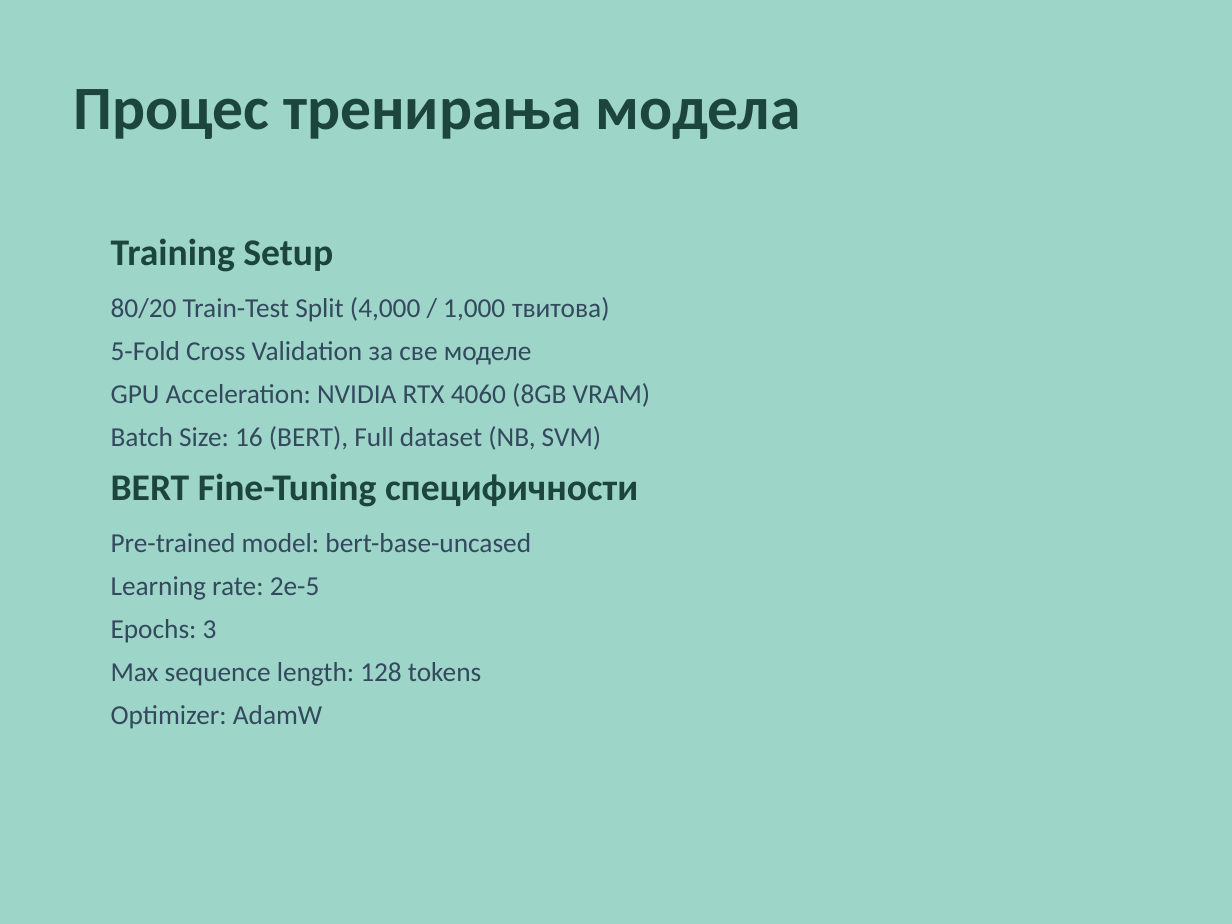
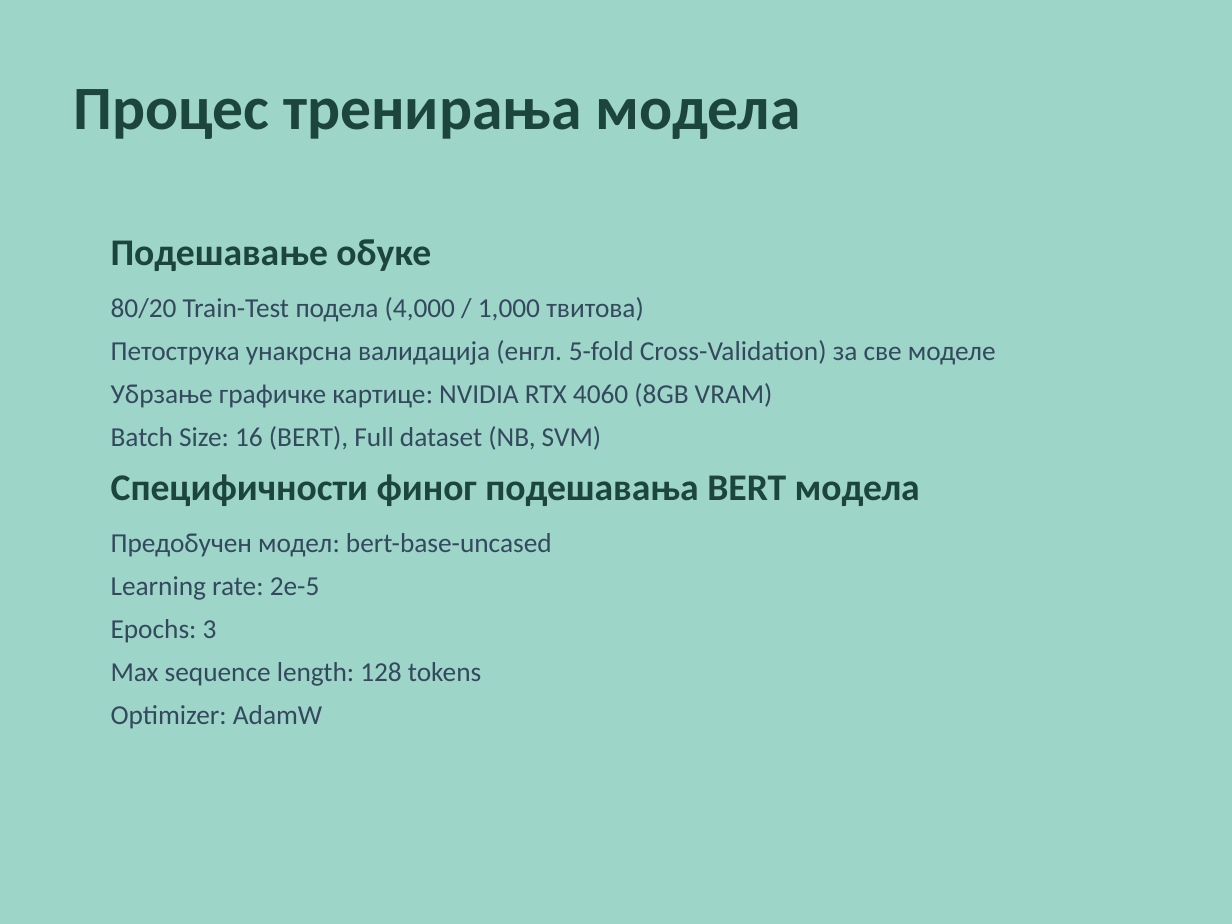
Before and after one commit to borisletic/diplomski, a slide deck: slide 9 of Prezentacija_Diplomski_Boris_Letic_RA_207_2021.pptx. Drawn at 1232x924 pixels with LibreOffice and Linux fonts; fonts in the diff are those of the drawing. Boxes give left, top, right and bottom in pixels: in the first picture for what was removed or moved away, otherwise in the second. Text is boxed around its words. In the diff, an @@ line names an element or a change of style, - is before the commit and + after.

```diff
--- a/Prezentacija_Diplomski_Boris_Letic_RA_207_2021.pptx
+++ b/Prezentacija_Diplomski_Boris_Letic_RA_207_2021.pptx
@@ text at [111, 239, 996, 408]: text changed @@
-Training Setup
-80/20 Train-Test Split (4,000 / 1,000 твитова)
-5-Fold Cross Validation за све моделе
-GPU Acceleration: NVIDIA RTX 4060 (8GB VRAM)
+Подешавање обуке
+80/20 Train-Test подела (4,000 / 1,000 твитова)
+Петострука унакрсна валидација (енгл. 5-fold Cross-Validation) за све моделе
+Убрзање графичке картице: NVIDIA RTX 4060 (8GB VRAM)
@@ text at [111, 474, 920, 557]: text changed; size 16 to 22 pt; text colour #34495E to #1C453D; bold on @@
-BERT Fine-Tuning специфичности
-Pre-trained model: bert-base-uncased
+Специфичности финог подешавања BERT модела
+Предобучен модел: bert-base-uncased
```
Also in this commit, not shown: 10 other slides changed, 1 other file.
